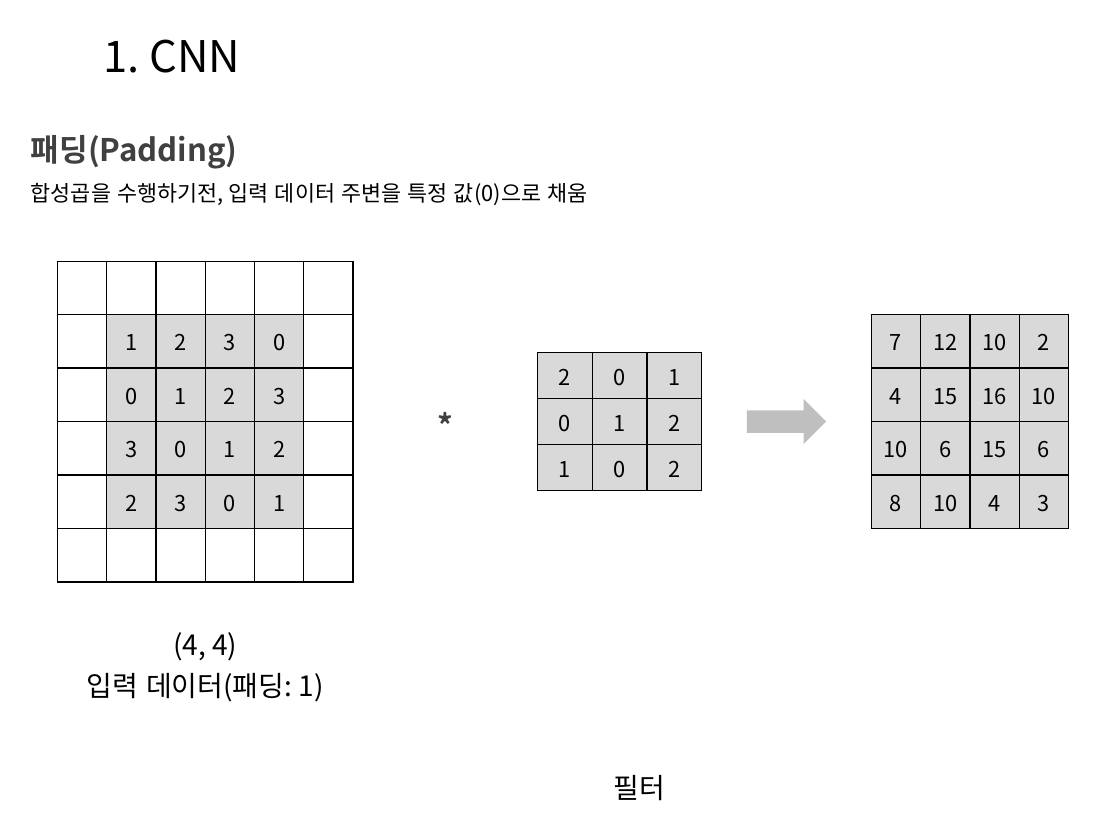
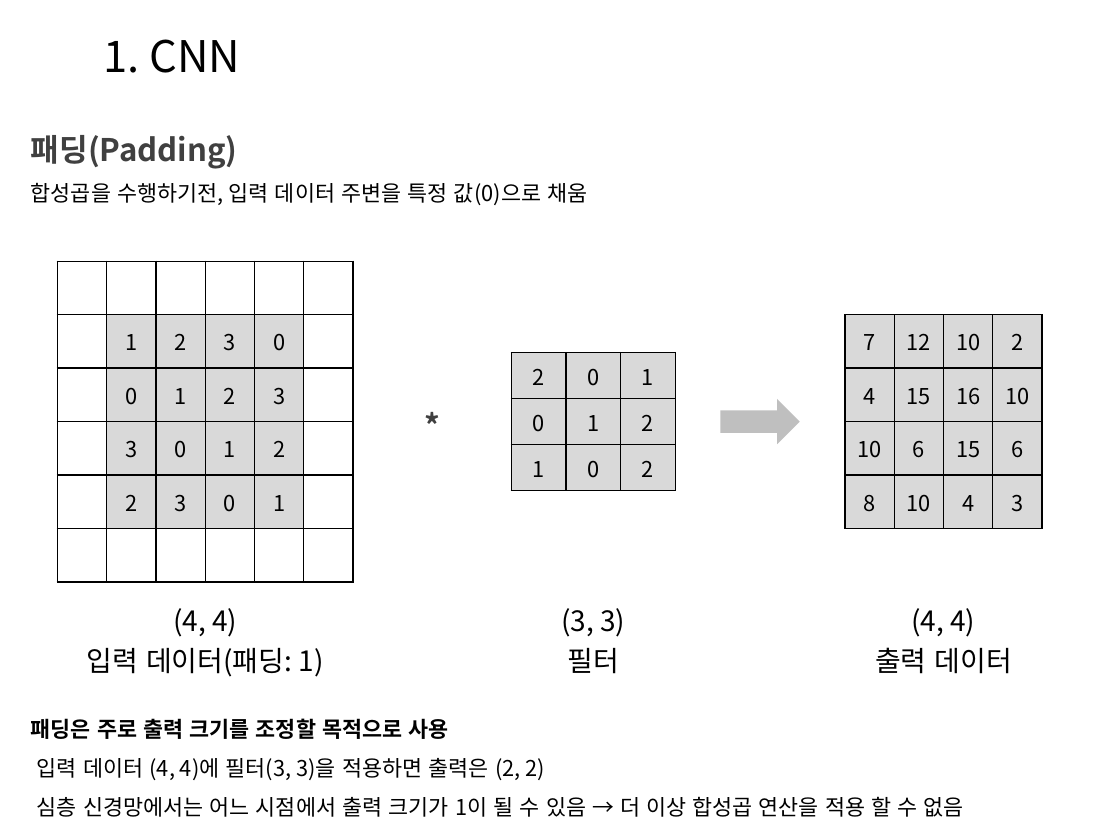
Before and after one commit to Heechul90/Deep_Learning, a slide deck: slide 7 of Study/정리/Deep Learning04.pptx (slide 8 before the commit). Drawn at 1120x840 pixels with LibreOffice and Linux fonts; fonts in the diff are those of the drawing; background and template pictures are left out. Boxes give left, top, right and bottom in pixels: in the first picture for what was removed or moved away, otherwise in the second. Text is boxed around its words. In the diff, an @@ line names an element or a change of style, - is before the commit and + after.

```diff
--- a/Study/정리/Deep Learning04.pptx
+++ b/Study/정리/Deep Learning04.pptx
@@ text "*": place and size @@
-text "*" at (389,399,503,444)
+text "*" at (375,399,489,444)
@@ 2 tables, 1 right arrow: place and size @@
-2 tables, 1 right arrow at (538,315,1068,529)
+2 tables, 1 right arrow at (512,315,1042,529)
@@ text "(4, 4)": place and size @@
-text "(4, 4)" at (87,632,323,702)
+text "(4, 4)" at (87,608,323,677)
@@ text "(3, 3)": place and size @@
-text "(3, 3)" at (614,775,666,801)
+text "(3, 3)" at (561,608,625,674)
@@ text at (561,608,625,637): paragraph added @@
+(3, 3)
@@ text added at (875,608,1012,674), 18 pt, text #000000 @@
+(4, 4)
+출력 데이터
@@ text added at (31,718,964,817), 14 pt, text #000000 @@
+패딩은 주로 출력 크기를 조정할 목적으로 사용
+입력 데이터 (4, 4)에 필터(3, 3)을 적용하면 출력은 (2, 2)
+심층 신경망에서는 어느 시점에서 출력 크기가 1이 될 수 있음 → 더 이상 합성곱 연산을 적용 할 수 없음
```
Also in this commit, not shown: 8 slides added, 12 slides removed.
